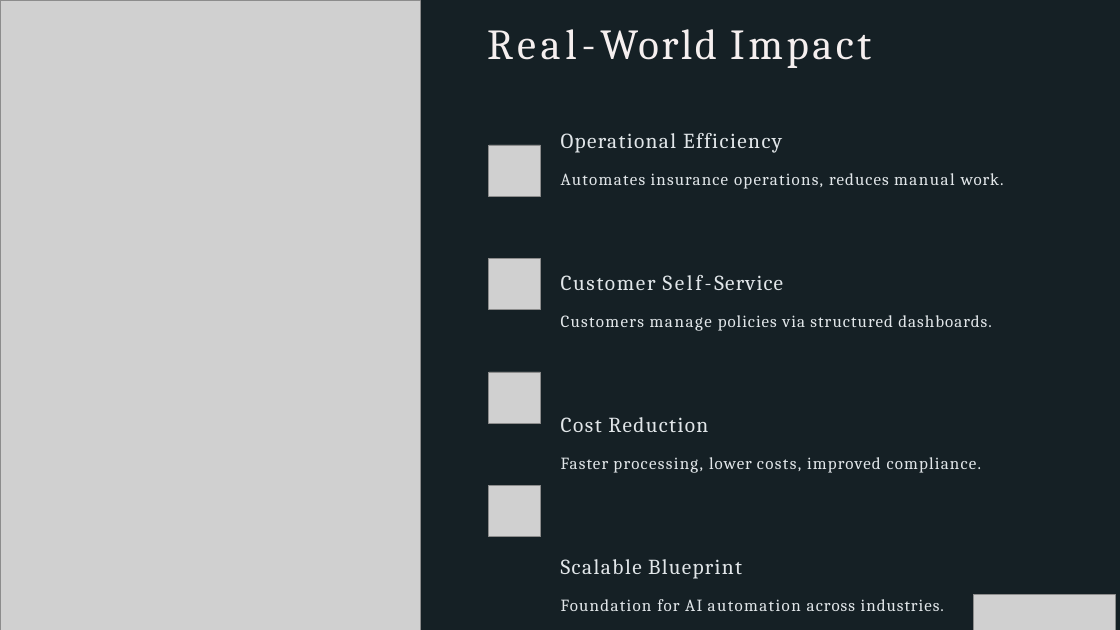
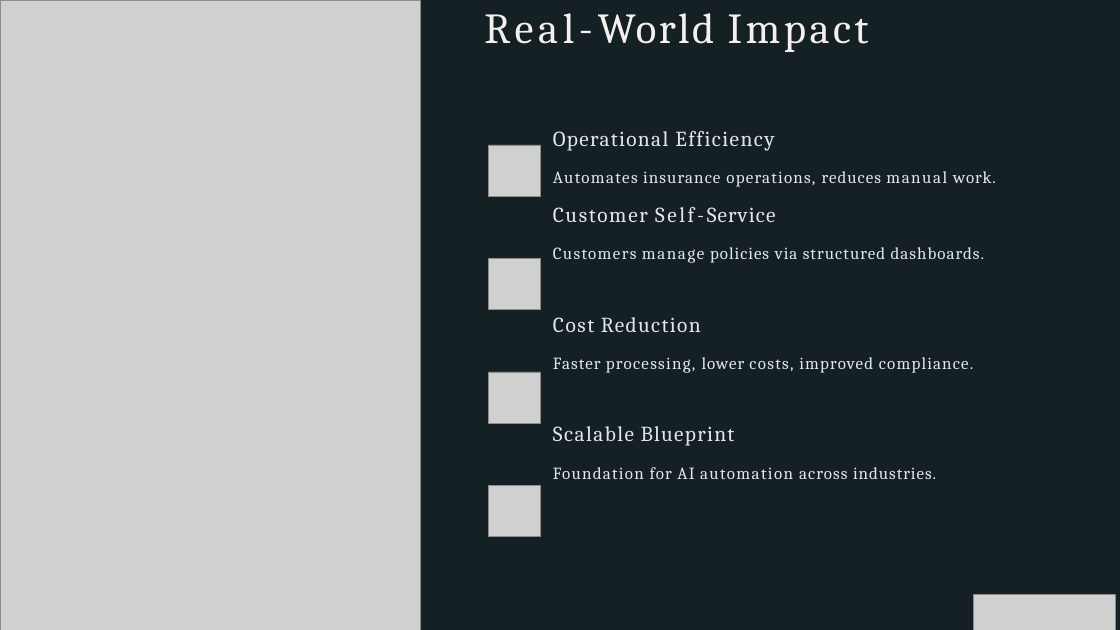
Before and after one commit to Vishok-2006/InsureAI, a slide deck: slide 7 of Infosys-Springboard-Virtual-Internship-6.0 (1).pptx. Drawn at 1120x630 pixels with LibreOffice and Linux fonts; fonts in the diff are those of the drawing; grey boxes stand for pictures; background and template pictures are left out. Boxes give left, top, right and bottom in pixels: in the first picture for what was removed or moved away, otherwise in the second. Text is boxed around its words. In the diff, an @@ line names an element or a change of style, - is before the commit and + after.

Commit message:
Final push

```diff
--- a/Infosys-Springboard-Virtual-Internship-6.0 (1).pptx
+++ b/Infosys-Springboard-Virtual-Internship-6.0 (1).pptx
@@ title "Real-World Impact": place and size @@
-title "Real-World Impact" at (600, 29, 871, 68)
+title "Real-World Impact" at (598, 13, 869, 52)
@@ text "Operational Efficiency" rewrapped from (561, 133, 1004, 611) to (553, 131, 996, 479) @@
```
Also in this commit, not shown: 4 other slides changed, 1 slide removed.
